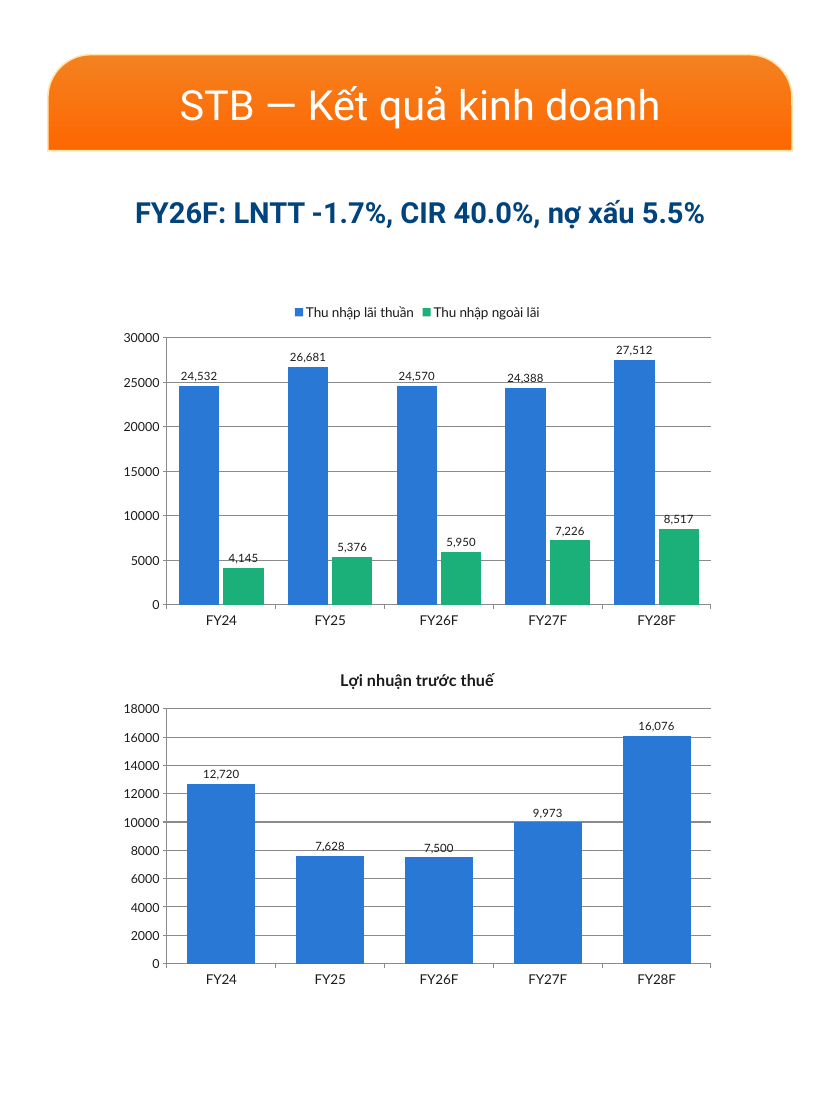
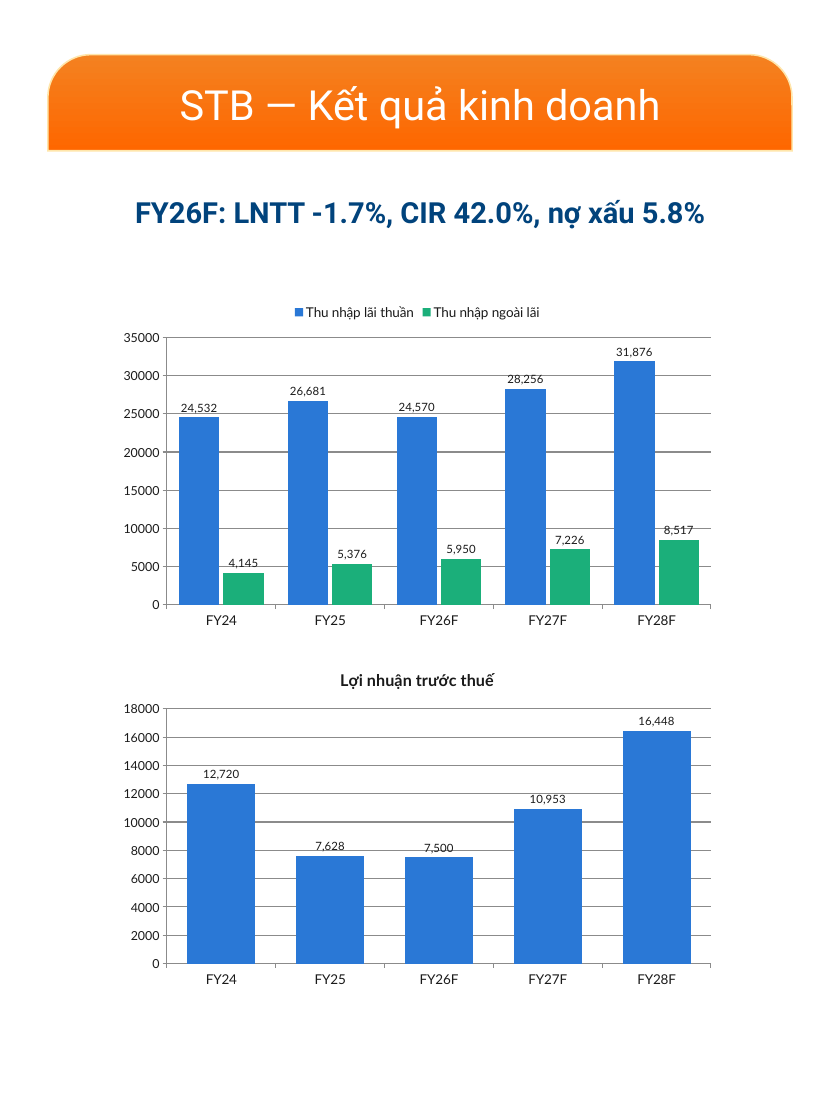
Before and after one commit to datquanton/verbose-guide, a slide deck: slide 8 of MASVN_Mobile_Report_STB_FPT_2Q26_EN_VN.pptx. Drawn at 840x1120 pixels with LibreOffice and Linux fonts; fonts in the diff are those of the drawing; background and template pictures are left out. Boxes give left, top, right and bottom in pixels: in the first picture for what was removed or moved away, otherwise in the second. Text is boxed around its words. In the diff, an @@ line names an element or a change of style, - is before the commit and + after.

```diff
--- a/MASVN_Mobile_Report_STB_FPT_2Q26_EN_VN.pptx
+++ b/MASVN_Mobile_Report_STB_FPT_2Q26_EN_VN.pptx
@@ text at (x1=135, y1=200, x2=705, y2=229): text changed @@
-FY26F: LNTT -1.7%, CIR 40.0%, nợ xấu 5.5%
+FY26F: LNTT -1.7%, CIR 42.0%, nợ xấu 5.8%
@@ column chart at (x1=111, y1=296, x2=724, y2=635) @@
@@ Thu nhập lãi thuần, FY27F: 24388 to 28256 @@
@@ Thu nhập lãi thuần, FY28F: 27512 to 31876 @@
@@ column chart at (x1=111, y1=655, x2=724, y2=995) @@
@@ Lợi nhuận trước thuế, FY27F: 9973 to 10953 @@
@@ Lợi nhuận trước thuế, FY28F: 16076 to 16448 @@
```
Also in this commit, not shown: 9 other slides changed, 12 other files.
